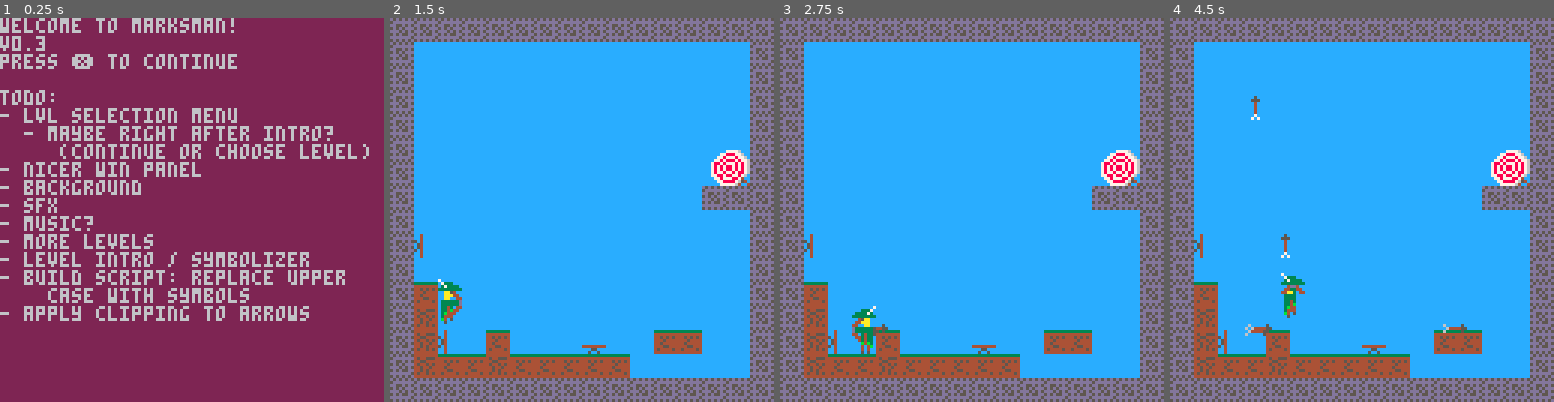
Above: before the commit, frames 1-4 (left to right).
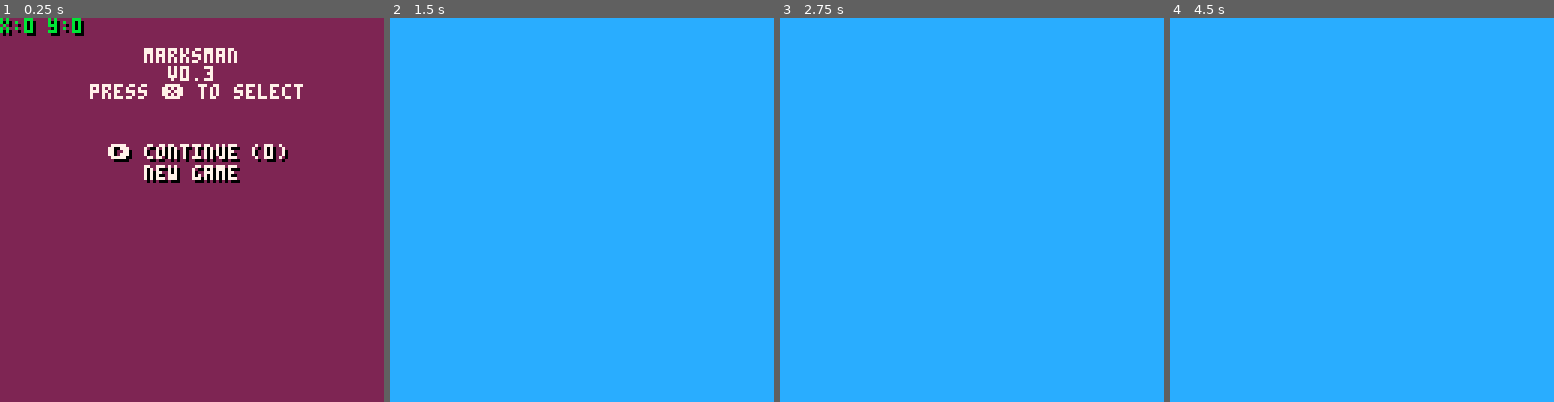
Above: after the commit, the same moments.

Repository: tupini07/games
Game: PICO-8 cartridge Marksman/Marksman.p8
Two runs of this game, one before a commit and one after it. Both use one fixed random seed, a clock stepped at 60 frames per second and the inputs below.
Inputs (mouse positions are in pixels of both pictures, inside the frame that each line leads up to):
- Up to frame 1 (0.25 s): no input
- Up to frame 2 (1.5 s): tap O (Z key) at 0.33, 0.7, 1.43 s; click (459, 121) at 0.67 s; tap X (X key) at 1.07 s; click (520, 267) at 1.22 s
- Up to frame 3 (2.75 s): click (975, 114) at 1.77 s; hold Left 1.97-2.37 s; tap X (X key) at 2.07, 2.4, 2.73 s; tap O (Z key) at 2.22 s; click (1037, 259) at 2.32 s; hold Down from 2.42 s (still down)
- Up to frame 4 (4.5 s): release Down at 2.82 s; click (1492, 106) at 2.87 s; hold Right 2.87-3.53 s; tap X (X key) every 0.33 s from 3.07 to 4.4 s; tap O (Z key) at 3.1, 3.98 s; click (1254, 256) at 3.42 s; hold Up 3.58-4.08 s; click (1315, 102) at 3.97 s; hold Right from 4.13 s (still down)

The runs differ from the first frame. In frame 1, 16% of the frame differs, in the area x 0-97%, y 0-79%; in frame 2, 32%; in frame 3, 32%; in frame 4, 32%, in the area x 0-100%, y 0-100%.

Commit message:
nicer intro with menu

Diff:
--- a/Marksman/Marksman.p8
+++ b/Marksman/Marksman.p8
@@ -14,7 +14,7 @@
 return {
     init = function()
         cartdata("dadum_marksman")
-        -- load_save_data()
+        load_save_data()
     end,
     load_save_data = load_save_data,
     persist_save_data = function()
@@ -364,7 +364,6 @@
 }
 end
 package._c["src/camera"]=function()
-local logger = require("utils/logger")
 local map = require("src/map")
 
 return {
@@ -381,16 +380,6 @@
         local level_block_coords = map.level_to_map_coords(current_level)
 
         camera(level_block_coords.x * 8, level_block_coords.y * 8)
-    end
-}
-end
-package._c["utils/logger"]=function()
-return {
-    log = function(msg)
-        printh(msg, "game_log")
-    end,
-    assert = function(condition, msg)
-        assert(condition, msg)
     end
 }
 end
@@ -839,37 +828,159 @@
 }
 end
 package._c["states/intro_state"]=function()
--- local state_manager = require("states/state_manager")
-local function init() end
-
-local function update()
-    if btnp(5) then
-        SWITCH_GAME_STATE(GAME_STATES_ENUM.gameplay_state)
-        -- state_manager.switch_state(state_manager.states.gameplay_state)
-    end
-end
-
-local function draw()
-    cls(2)
-    print("welcome to marksman!")
-    print("v0.3")
-    print("press ❎ to continue")
-
-    print("\ntodo:")
-    print("- lvl selection menu")
-    print("  - maybe right after intro?")
-    print("     (continue or choose level)")
+local print_utils = require("utils/print")
+local savefile = require("managers/savefile")
+
+local menu = {}
+
+local function init()
+    local is_there_progress = SAVE_DATA.current_level ~= 1
+
+    if is_there_progress then
+        add(menu, {
+            text = "continue (" .. SAVE_DATA.current_level .. ")",
+            action = "continue",
+            is_selected = false
+        })
+    end
+
+    add(menu, {text = "new game", action = "new_game", is_selected = false})
+
+    menu[1].is_selected = true
+end
+
+local function show_todo()
+    rectfill(10, 32, 117, 120, 7)
+    color(0)
+    print("\ntodo:", 12, 34)
+    print("- continue or new game")
+    print("- background (parallax,\n  a tree?)")
     print("- nicer win panel")
-    print("- background")
     print("- sfx")
     print("- music?")
     print("- more levels")
     print("- level intro / symbolizer")
-    print("- build script: replace upper\n    case with symbols")
+    print("- build script: replace\n  upper case with symbols")
     print("- apply clipping to arrows")
 end
 
+local function draw_menu()
+    local starting_y = 42
+    for menu_item in all(menu) do
+        local t = menu_item.text
+        if menu_item.is_selected then t = "➡️ " .. t end
+        print_utils.print_centered_with_backdrop(t, starting_y)
+        starting_y = starting_y + 7
+    end
+end
+
+local function get_selected_menu_item()
+    for item in all(menu) do if item.is_selected then return item end end
+end
+
+local function update_menu()
+    if btnp(2) then
+        for i, item in ipairs(menu) do
+            if item.is_selected then
+                item.is_selected = false
+                local top_i = i - 1
+                if top_i <= 0 then
+                    menu[#menu].is_selected = true
+                else
+                    menu[top_i].is_selected = true
+                end
+                break
+            end
+        end
+    elseif btnp(3) then
+        for i, item in ipairs(menu) do
+            if item.is_selected then
+                item.is_selected = false
+                local bottom_i = i + 1
+                if bottom_i > #menu then
+                    menu[1].is_selected = true
+                else
+                    menu[bottom_i].is_selected = true
+                end
+                break
+            end
+        end
+    end
+
+    if btnp(5) then
+        local selected_item = get_selected_menu_item()
+        if selected_item.action == "continue" then
+            -- waste tokens
+        elseif selected_item.action == "new_game" then
+            SAVE_DATA.current_level = 1
+            savefile.persist_save_data()
+        end
+
+        SWITCH_GAME_STATE(GAME_STATES_ENUM.gameplay_state)
+    end
+end
+
+local function draw()
+    cls(2)
+    color(7)
+    print_utils.print_centered("marksman", 10)
+    print_utils.print_centered("v0.3", 16)
+    print_utils.print_centered("press ❎ to select", 22)
+
+    draw_menu()
+    -- show_todo()
+end
+
+local function update() update_menu() end
+
 return {init = init, update = update, draw = draw}
+end
+package._c["utils/print"]=function()
+local function get_length_of_text(text) return #text * 4 end
+
+return {
+    get_length_of_text = get_length_of_text,
+    print_centered = function(text, y, color)
+        if color == nil then color = 7 end
+        local text_x = 64 - get_length_of_text(text) / 2
+        print(text, text_x, y, color)
+    end,
+    print_centered_with_backdrop = function(text, y, text_color, backdrop_color)
+        if text_color == nil then text_color = 7 end
+        if backdrop_color == nil then backdrop_color = 0 end
+
+        local text_x = 64 - get_length_of_text(text) / 2
+
+        print(text, text_x + 1, y + 1, backdrop_color)
+        print(text, text_x, y, text_color)
+    end
+}
+end
+package._c["utils/debug"]=function()
+local print_utils = require("utils/print")
+
+return {
+    log = function(msg) printh(msg, "game_log") end,
+    assert = function(condition, msg) assert(condition, msg) end,
+    track_mouse_coordinates = function()
+        poke(0x5F2D, 1)
+        local mousex = mid(0, stat(32), 127)
+        local mousey = mid(0, stat(33), 127)
+
+        line(0, mousey, mousex, mousey, 11)
+        line(mousex, 0, mousex, mousey, 11)
+        pset(mousex, mousey, 7)
+
+        local coords_text = "x:" .. mousex .. " y:" .. mousey
+        local txt_pixel_len = print_utils.get_length_of_text(coords_text)
+
+        local px = mid(0, mousex, 127 - txt_pixel_len)
+        local py = mid(0, mousey, 127 - 4)
+
+        print(coords_text, px + 1, py + 1, 0)
+        print(coords_text, px, py, 11)
+    end
+}
 end
 function require(p)
 local l=package.loaded
@@ -881,6 +992,7 @@
 -- by Dadum
 local save_manager = require("managers/savefile")
 local state_manager = require("managers/state")
+local debug = require("utils/debug")
 
 GLOBAL_TIMER = 0
 
@@ -894,7 +1006,10 @@
     state_manager.update()
 end
 
-function _draw() state_manager.draw() end
+function _draw()
+    state_manager.draw()
+    debug.track_mouse_coordinates()
+end
 __gfx__
 00000000333333334444444400111000000000000000000000000000700000000000000070000000700000000000000000000000000000000000000000000000
 00000000444444444544555401111000000000000000000000000000073330007000000007333000073330000000000000000000000000000000000000000000
--- a/Marksman/main.lua
+++ b/Marksman/main.lua
@@ -2,6 +2,7 @@
 -- by Dadum
 local save_manager = require("managers/savefile")
 local state_manager = require("managers/state")
+local debug = require("utils/debug")
 
 GLOBAL_TIMER = 0
 
@@ -15,4 +16,7 @@
     state_manager.update()
 end
 
-function _draw() state_manager.draw() end
+function _draw()
+    state_manager.draw()
+    debug.track_mouse_coordinates()
+end
--- a/Marksman/src/camera.lua
+++ b/Marksman/src/camera.lua
@@ -1,4 +1,3 @@
-local logger = require("utils/logger")
 local map = require("src/map")
 
 return {
--- a/Marksman/src/managers/savefile.lua
+++ b/Marksman/src/managers/savefile.lua
@@ -9,7 +9,7 @@
 return {
     init = function()
         cartdata("dadum_marksman")
-        -- load_save_data()
+        load_save_data()
     end,
     load_save_data = load_save_data,
     persist_save_data = function()
--- a/Marksman/src/states/intro_state.lua
+++ b/Marksman/src/states/intro_state.lua
@@ -1,31 +1,106 @@
--- local state_manager = require("states/state_manager")
-local function init() end
+local print_utils = require("utils/print")
+local savefile = require("managers/savefile")
 
-local function update()
+local menu = {}
+
+local function init()
+    local is_there_progress = SAVE_DATA.current_level ~= 1
+
+    if is_there_progress then
+        add(menu, {
+            text = "continue (" .. SAVE_DATA.current_level .. ")",
+            action = "continue",
+            is_selected = false
+        })
+    end
+
+    add(menu, {text = "new game", action = "new_game", is_selected = false})
+
+    menu[1].is_selected = true
+end
+
+local function show_todo()
+    rectfill(10, 32, 117, 120, 7)
+    color(0)
+    print("\ntodo:", 12, 34)
+    print("- continue or new game")
+    print("- background (parallax,\n  a tree?)")
+    print("- nicer win panel")
+    print("- sfx")
+    print("- music?")
+    print("- more levels")
+    print("- level intro / symbolizer")
+    print("- build script: replace\n  upper case with symbols")
+    print("- apply clipping to arrows")
+end
+
+local function draw_menu()
+    local starting_y = 42
+    for menu_item in all(menu) do
+        local t = menu_item.text
+        if menu_item.is_selected then t = "➡️ " .. t end
+        print_utils.print_centered_with_backdrop(t, starting_y)
+        starting_y = starting_y + 7
+    end
+end
+
+local function get_selected_menu_item()
+    for item in all(menu) do if item.is_selected then return item end end
+end
+
+local function update_menu()
+    if btnp(2) then
+        for i, item in ipairs(menu) do
+            if item.is_selected then
+                item.is_selected = false
+                local top_i = i - 1
+                if top_i <= 0 then
+                    menu[#menu].is_selected = true
+                else
+                    menu[top_i].is_selected = true
+                end
+                break
+            end
+        end
+    elseif btnp(3) then
+        for i, item in ipairs(menu) do
+            if item.is_selected then
+                item.is_selected = false
+                local bottom_i = i + 1
+                if bottom_i > #menu then
+                    menu[1].is_selected = true
+                else
+                    menu[bottom_i].is_selected = true
+                end
+                break
+            end
+        end
+    end
+
     if btnp(5) then
+        local selected_item = get_selected_menu_item()
+        if selected_item.action == "continue" then
+            -- waste tokens
+        elseif selected_item.action == "new_game" then
+            SAVE_DATA.current_level = 1
+            savefile.persist_save_data()
+        end
+
         SWITCH_GAME_STATE(GAME_STATES_ENUM.gameplay_state)
-        -- state_manager.switch_state(state_manager.states.gameplay_state)
     end
 end
 
 local function draw()
     cls(2)
-    print("welcome to marksman!")
-    print("v0.3")
-    print("press ❎ to continue")
+    color(7)
+    print_utils.print_centered("marksman", 10)
+    print_utils.print_centered("v0.3", 16)
+    print_utils.print_centered("press ❎ to select", 22)
 
-    print("\ntodo:")
-    print("- lvl selection menu")
-    print("  - maybe right after intro?")
-    print("     (continue or choose level)")
-    print("- nicer win panel")
-    print("- background")
-    print("- sfx")
-    print("- music?")
-    print("- more levels")
-    print("- level intro / symbolizer")
-    print("- build script: replace upper\n    case with symbols")
-    print("- apply clipping to arrows")
+    draw_menu()
+    -- show_todo()
 end
 
+local function update() update_menu() end
+
 return {init = init, update = update, draw = draw}
--- /dev/null
+++ b/Marksman/src/utils/debug.lua
@@ -0,0 +1,24 @@
+local print_utils = require("utils/print")
+
+return {
+    log = function(msg) printh(msg, "game_log") end,
+    assert = function(condition, msg) assert(condition, msg) end,
+    track_mouse_coordinates = function()
+        poke(0x5F2D, 1)
+        local mousex = mid(0, stat(32), 127)
+        local mousey = mid(0, stat(33), 127)
+
+        line(0, mousey, mousex, mousey, 11)
+        line(mousex, 0, mousex, mousey, 11)
+        pset(mousex, mousey, 7)
+
+        local coords_text = "x:" .. mousex .. " y:" .. mousey
+        local txt_pixel_len = print_utils.get_length_of_text(coords_text)
+
+        local px = mid(0, mousex, 127 - txt_pixel_len)
+        local py = mid(0, mousey, 127 - 4)
+
+        print(coords_text, px + 1, py + 1, 0)
+        print(coords_text, px, py, 11)
+    end
+}
--- a/Marksman/src/utils/logger.lua
+++ /dev/null
@@ -1,8 +0,0 @@
-return {
-    log = function(msg)
-        printh(msg, "game_log")
-    end,
-    assert = function(condition, msg)
-        assert(condition, msg)
-    end
-}
--- /dev/null
+++ b/Marksman/src/utils/print.lua
@@ -0,0 +1,19 @@
+local function get_length_of_text(text) return #text * 4 end
+
+return {
+    get_length_of_text = get_length_of_text,
+    print_centered = function(text, y, color)
+        if color == nil then color = 7 end
+        local text_x = 64 - get_length_of_text(text) / 2
+        print(text, text_x, y, color)
+    end,
+    print_centered_with_backdrop = function(text, y, text_color, backdrop_color)
+        if text_color == nil then text_color = 7 end
+        if backdrop_color == nil then backdrop_color = 0 end
+
+        local text_x = 64 - get_length_of_text(text) / 2
+
+        print(text, text_x + 1, y + 1, backdrop_color)
+        print(text, text_x, y, text_color)
+    end
+}
Not shown, changed: the thumbnail (__label__) section of Marksman/Marksman.p8
